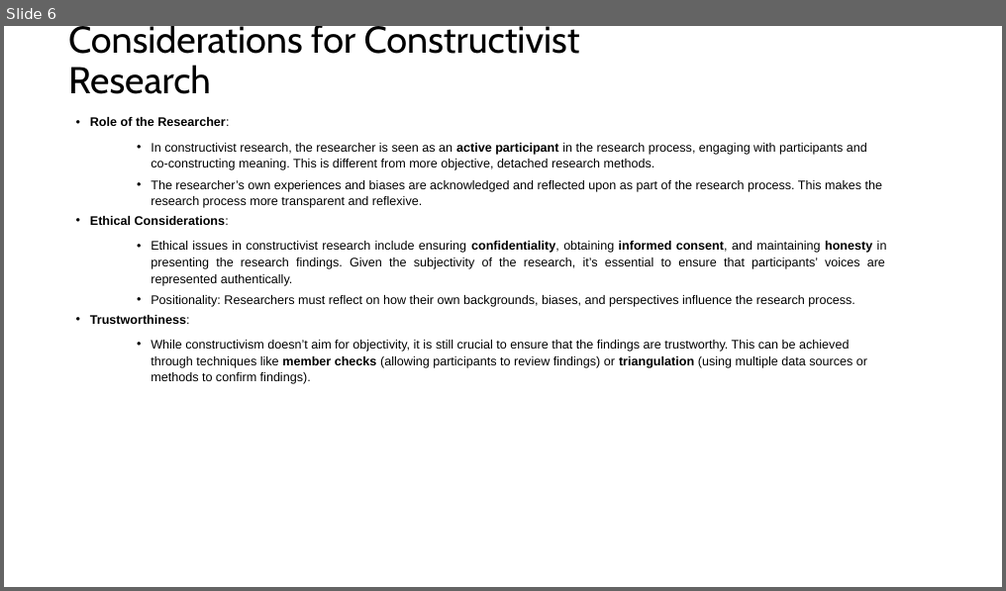
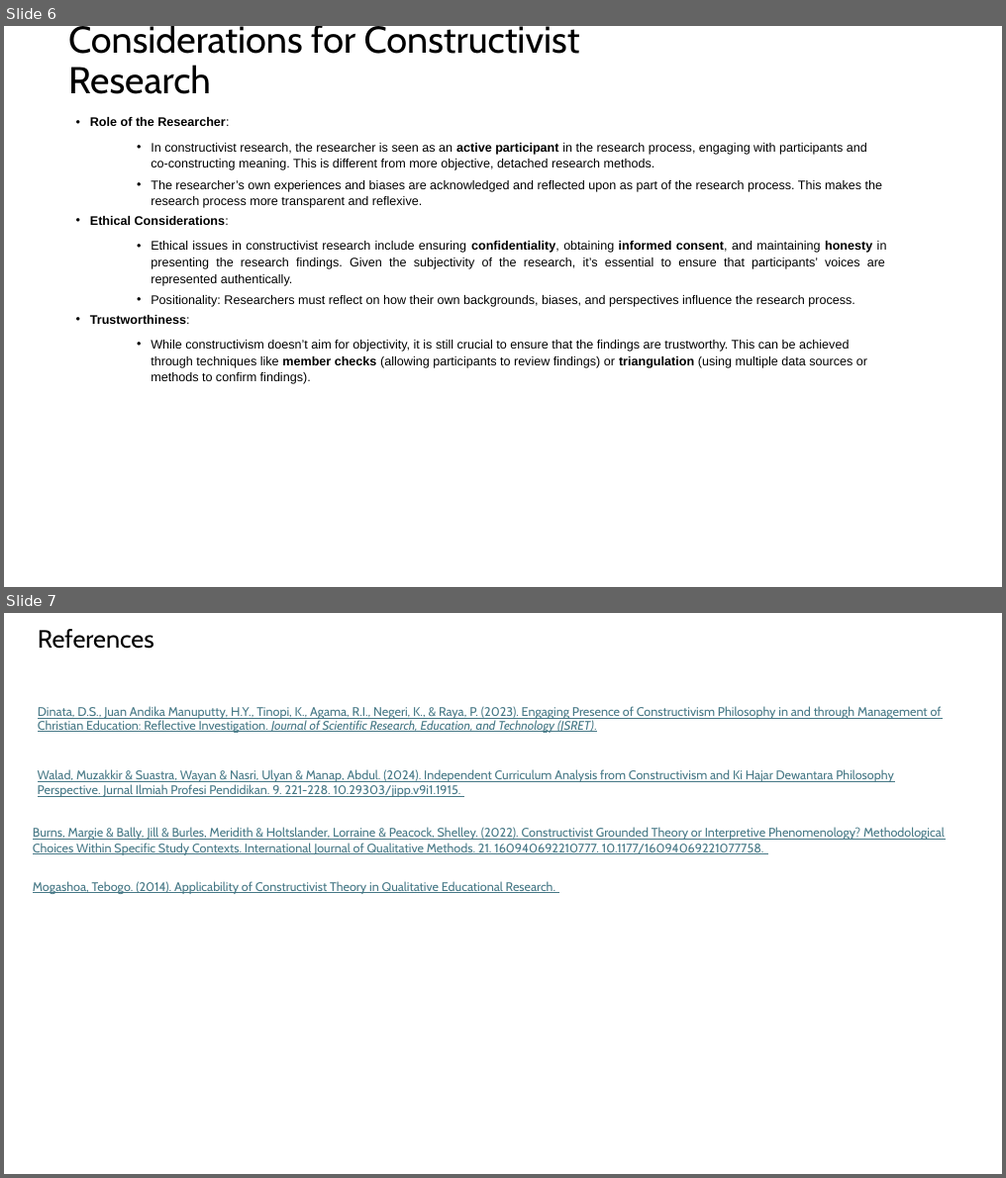
Before and after one commit to kelcho-spense/MASTERS-IN-COMPUTER-SCIENCE, a slide deck: Research methods in computing/assignment/Constructivist Research Philosophy in Computer Science.pptx. Shown one above the other, each under a label of ours: slide 6 before the commit, slides 6 and 7 after it. The pictures are 1006x591 and 1006x1178 pixels, drawn with LibreOffice and Linux fonts; fonts in the diff are those of the drawing. Boxes give left, top, right and bottom in pixels: in the first picture for what was removed or moved away, otherwise in the second. Text is boxed around its words. In the diff, an @@ line names an element or a change of style, - is before the commit and + after.

```diff
--- a/Research methods in computing/assignment/Constructivist Research Philosophy in Computer Science.pptx
+++ b/Research methods in computing/assignment/Constructivist Research Philosophy in Computer Science.pptx
@@ slide 7 added at (4,613,1002,1174), background #FFFFFF @@
@@ title added at (38,629,154,649), 24 pt, text #000000 @@
+References
@@ text added at (38,706,942,733), 12 pt, text #467886, underline @@
+Dinata, D.S., Juan Andika Manuputty, H.Y., Tinopi, K., Agama, R.I., Negeri, K., & Raya, P. (2023). Engaging Presence of Constructivism Philosophy in and through Management of Christian Education: Reflective Investigation. Journal of Scientific Research, Education, and Technology (JSRET).
@@ text added at (38,769,894,797), 12 pt, text #467886, underline @@
+Walad, Muzakkir & Suastra, Wayan & Nasri, Ulyan & Manap, Abdul. (2024). Independent Curriculum Analysis from Constructivism and Ki Hajar Dewantara Philosophy Perspective. Jurnal Ilmiah Profesi Pendidikan. 9. 221-228. 10.29303/jipp.v9i1.1915.
@@ text added at (33,827,944,856), 12 pt, text #467886, underline @@
+Burns, Margie & Bally, Jill & Burles, Meridith & Holtslander, Lorraine & Peacock, Shelley. (2022). Constructivist Grounded Theory or Interpretive Phenomenology? Methodological Choices Within Specific Study Contexts. International Journal of Qualitative Methods. 21. 160940692210777. 10.1177/16094069221077758.
@@ text added at (33,881,555,894), 12 pt, text #467886, underline @@
+Mogashoa, Tebogo. (2014). Applicability of Constructivist Theory in Qualitative Educational Research.
```
Also in this commit, not shown: 18 other files.
